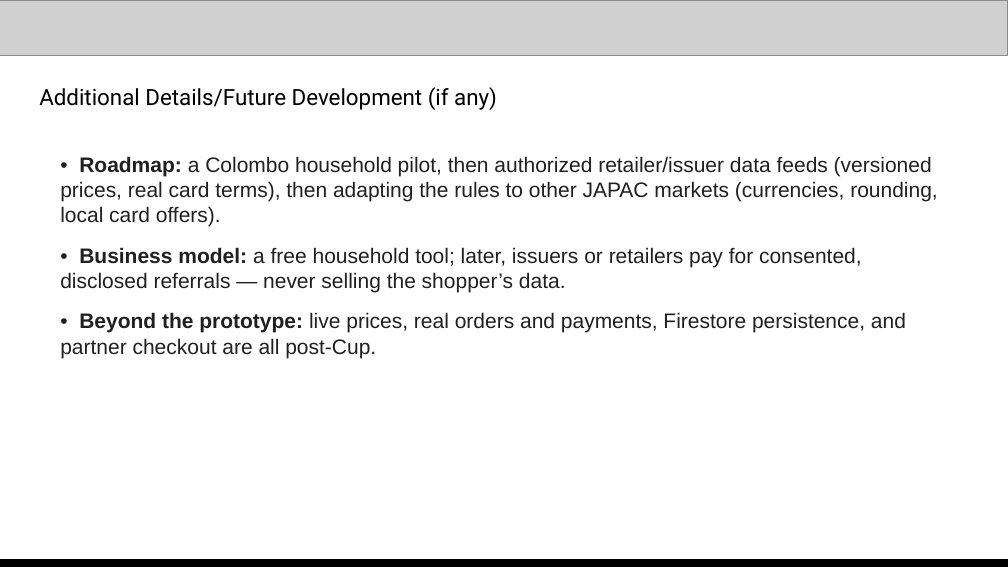
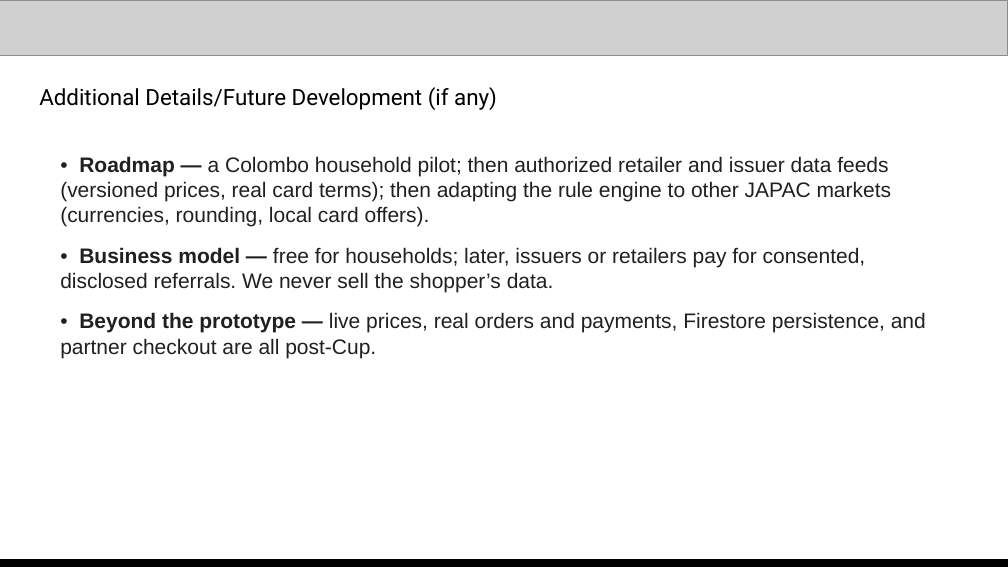
Before and after one commit to nyogendran/savvy-cart-ai, a slide deck: slide 13 of docs/submission/Savvy-Cart-AI-gTaprobane-Submission.pptx. Drawn at 1008x567 pixels with LibreOffice and Linux fonts; fonts in the diff are those of the drawing; grey boxes stand for pictures. Boxes give left, top, right and bottom in pixels: in the first picture for what was removed or moved away, otherwise in the second. Text is boxed around its words. In the diff, an @@ line names an element or a change of style, - is before the commit and + after.

```diff
--- a/docs/submission/Savvy-Cart-AI-gTaprobane-Submission.pptx
+++ b/docs/submission/Savvy-Cart-AI-gTaprobane-Submission.pptx
@@ text at <box>60,156,926,358</box>: text changed @@
-• Roadmap: a Colombo household pilot, then authorized retailer/issuer data feeds (versioned prices, real card terms), then adapting the rules to other JAPAC markets (currencies, rounding, local card offers).
-• Business model: a free household tool; later, issuers or retailers pay for consented, disclosed referrals — never selling the shopper’s data.
-• Beyond the prototype: live prices, real orders and payments, Firestore persistence, and partner checkout are all post-Cup.
+• Roadmap — a Colombo household pilot; then authorized retailer and issuer data feeds (versioned prices, real card terms); then adapting the rule engine to other JAPAC markets (currencies, rounding, local card offers).
+• Business model — free for households; later, issuers or retailers pay for consented, disclosed referrals. We never sell the shopper’s data.
+• Beyond the prototype — live prices, real orders and payments, Firestore persistence, and partner checkout are all post-Cup.
```
Also in this commit, not shown: 9 other slides changed, 1 other file.
